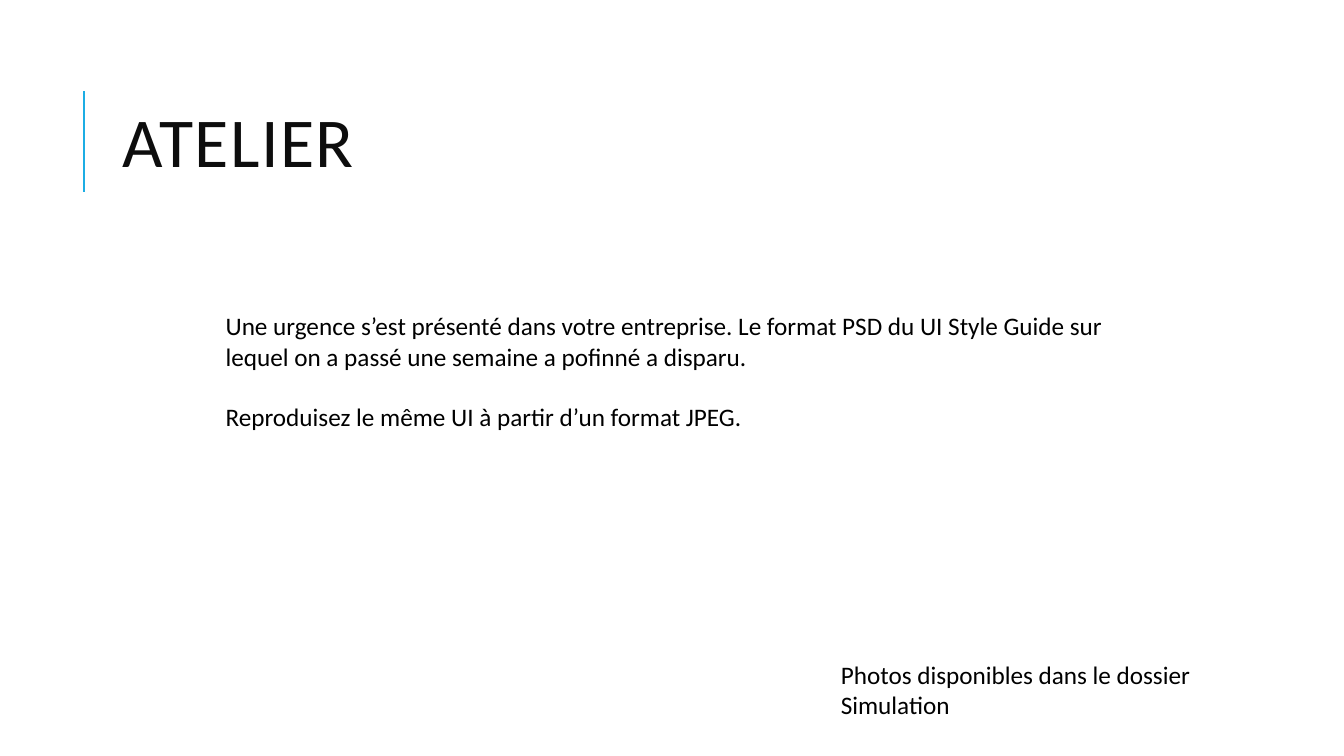
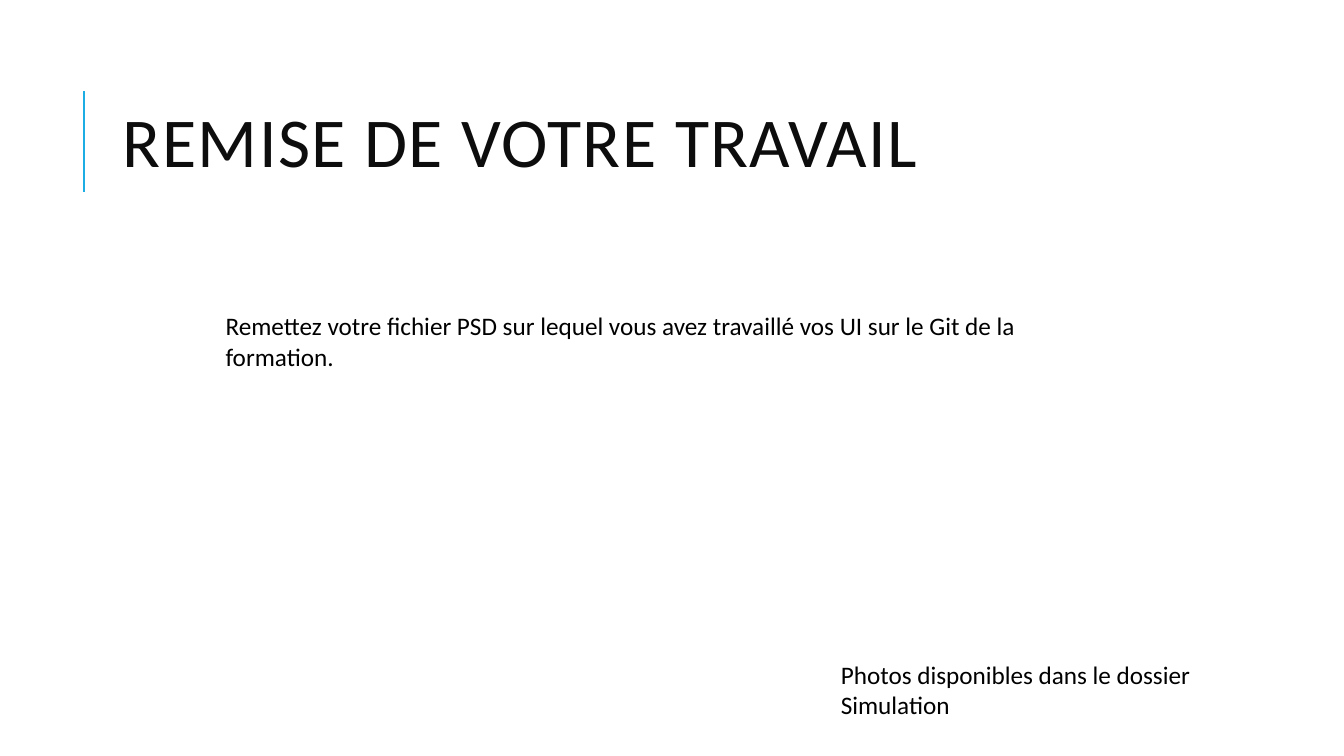
Before and after one commit to lasridouae/Photoshop-Web-Design, a slide deck: slide 8 of 2. Création de UI Elements/Création de UI Elements.pptx. Drawn at 1344x756 pixels with LibreOffice and Linux fonts; fonts in the diff are those of the drawing. Boxes give left, top, right and bottom in pixels: in the first picture for what was removed or moved away, otherwise in the second. Text is boxed around its words. In the diff, an @@ line names an element or a change of style, - is before the commit and + after.

```diff
--- a/2. Création de UI Elements/Création de UI Elements.pptx
+++ b/2. Création de UI Elements/Création de UI Elements.pptx
@@ title at (123, 121, 917, 168): text changed @@
-ATELIER
+REMISE DE VOTRE TRAVAIL
@@ text at (226, 317, 1015, 366): text changed @@
-Une urgence s’est présenté dans votre entreprise. Le format PSD du UI Style Guide sur lequel on a passé une semaine a pofinné a disparu.
-Reproduisez le même UI à partir d’un format JPEG.
+Remettez votre fichier PSD sur lequel vous avez travaillé vos UI sur le Git de la formation.
```
Also in this commit, not shown: 1 other slide changed, 17 other files.
